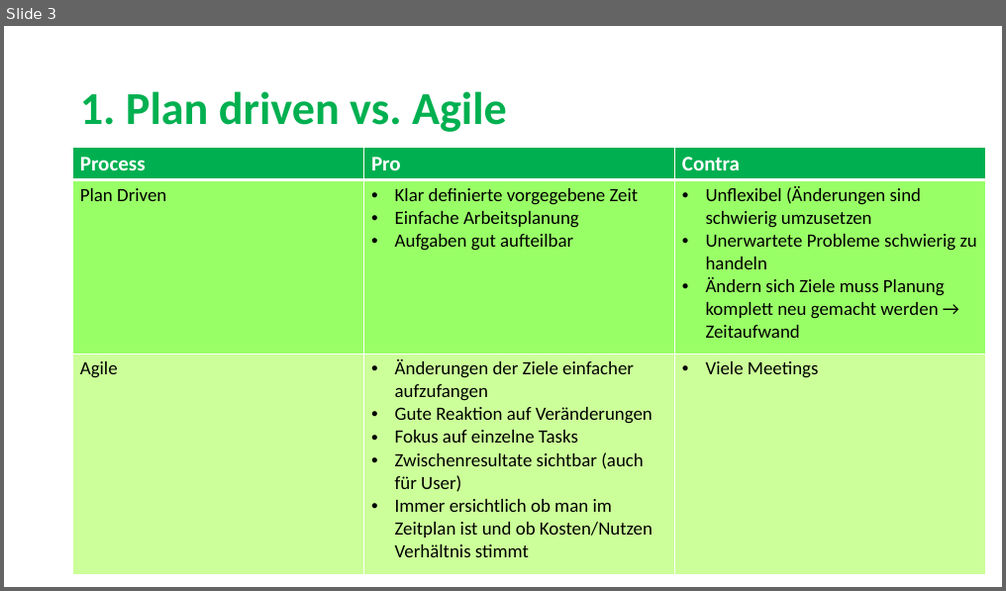
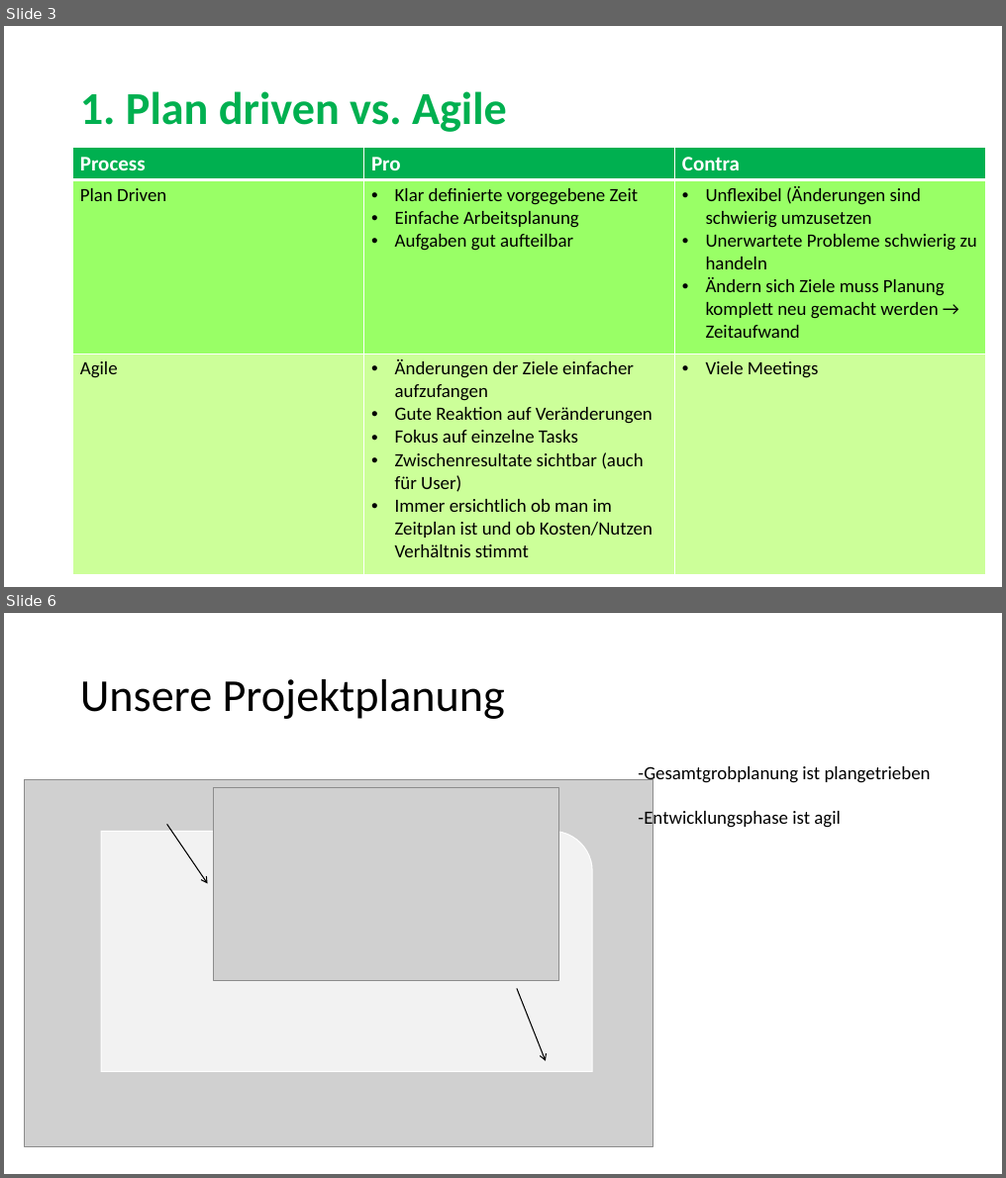
Before and after one commit to sarahmele/ch.bfh.btx8081.w2015.green, a slide deck: doc/task02/Task2.pptx. Shown one above the other, each under a label of ours: slide 3 before the commit, slides 3 and 6 after it; the slides between them are not shown. The pictures are 1006x591 and 1006x1178 pixels, drawn with LibreOffice and Linux fonts; fonts in the diff are those of the drawing; grey boxes stand for pictures. Boxes give left, top, right and bottom in pixels: in the first picture for what was removed or moved away, otherwise in the second. Text is boxed around its words. In the diff, an @@ line names an element or a change of style, - is before the commit and + after.

```diff
--- a/doc/task02/Task2.pptx
+++ b/doc/task02/Task2.pptx
@@ slide 6 added at (x1=4, y1=613, x2=1002, y2=1174), background #FFFFFF @@
@@ title added at (x1=80, y1=679, x2=505, y2=719), 44 pt, text #000000 @@
+Unsere Projektplanung
@@ picture added at (x1=24, y1=779, x2=653, y2=1147) @@
@@ picture added at (x1=214, y1=787, x2=558, y2=980) @@
@@ text added at (x1=638, y1=766, x2=931, y2=829), 18 pt, text #000000 @@
+-Gesamtgrobplanung ist plangetrieben
+-Entwicklungsphase ist agil
@@ round rect added at (x1=101, y1=832, x2=592, y2=1072), fill #F2F2F2, outline #FFFFFF 1 pt @@
@@ arrow added from (167, 824) to (208, 884), #000000 1 pt @@
@@ arrow added from (517, 989) to (546, 1061), #000000 1 pt @@
```
Also in this commit, not shown: 2 slides changed.
